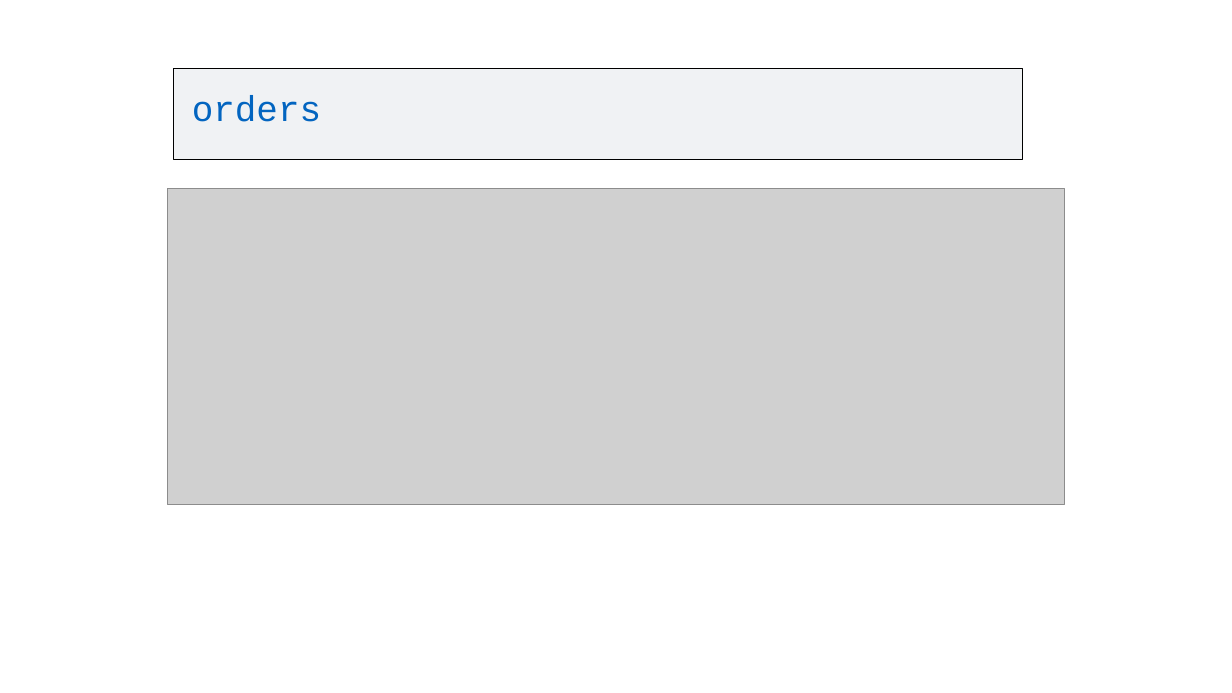
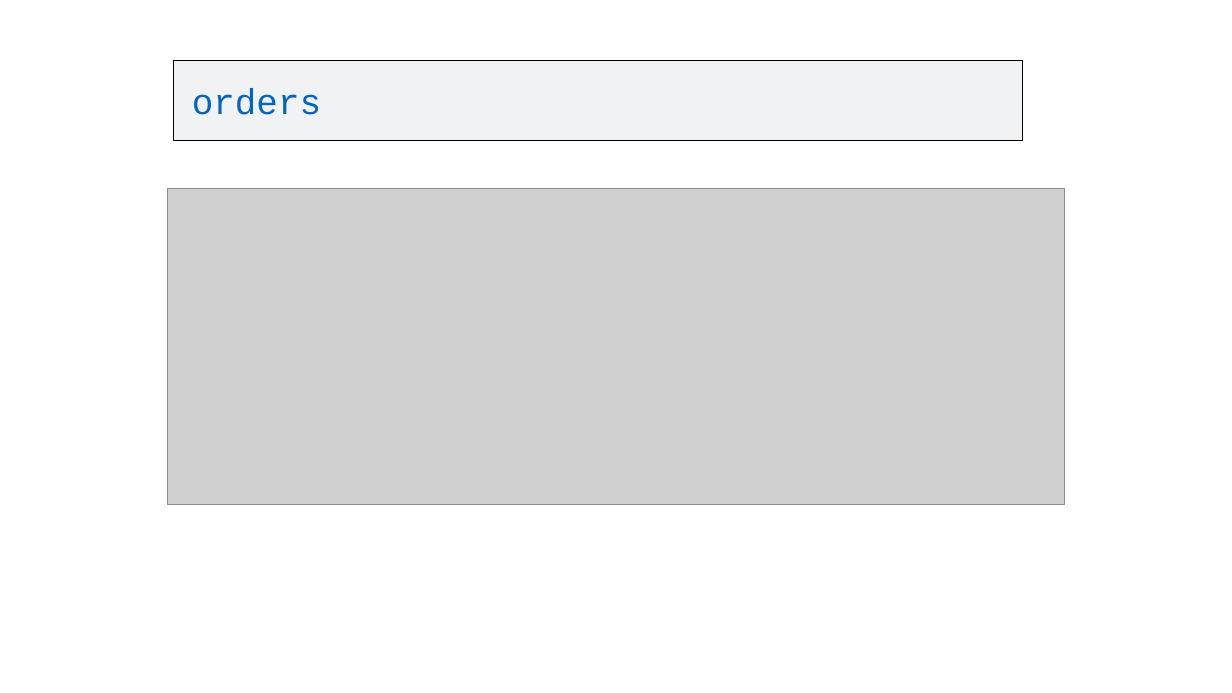
Before and after one commit to amromeo/api_r2020, a slide deck: slide 5 of 03 - Transform.pptx. Drawn at 1232x693 pixels with LibreOffice and Linux fonts; fonts in the diff are those of the drawing; grey boxes stand for pictures. Boxes give left, top, right and bottom in pixels: in the first picture for what was removed or moved away, otherwise in the second. Text is boxed around its words. In the diff, an @@ line names an element or a change of style, - is before the commit and + after.

```diff
--- a/03 - Transform.pptx
+++ b/03 - Transform.pptx
@@ title "orders": place and size @@
-title "orders" at <box>174,68,1023,160</box>
+title "orders" at <box>174,61,1023,140</box>
```
Also in this commit, not shown: 2 other slides changed, 1 other file.
